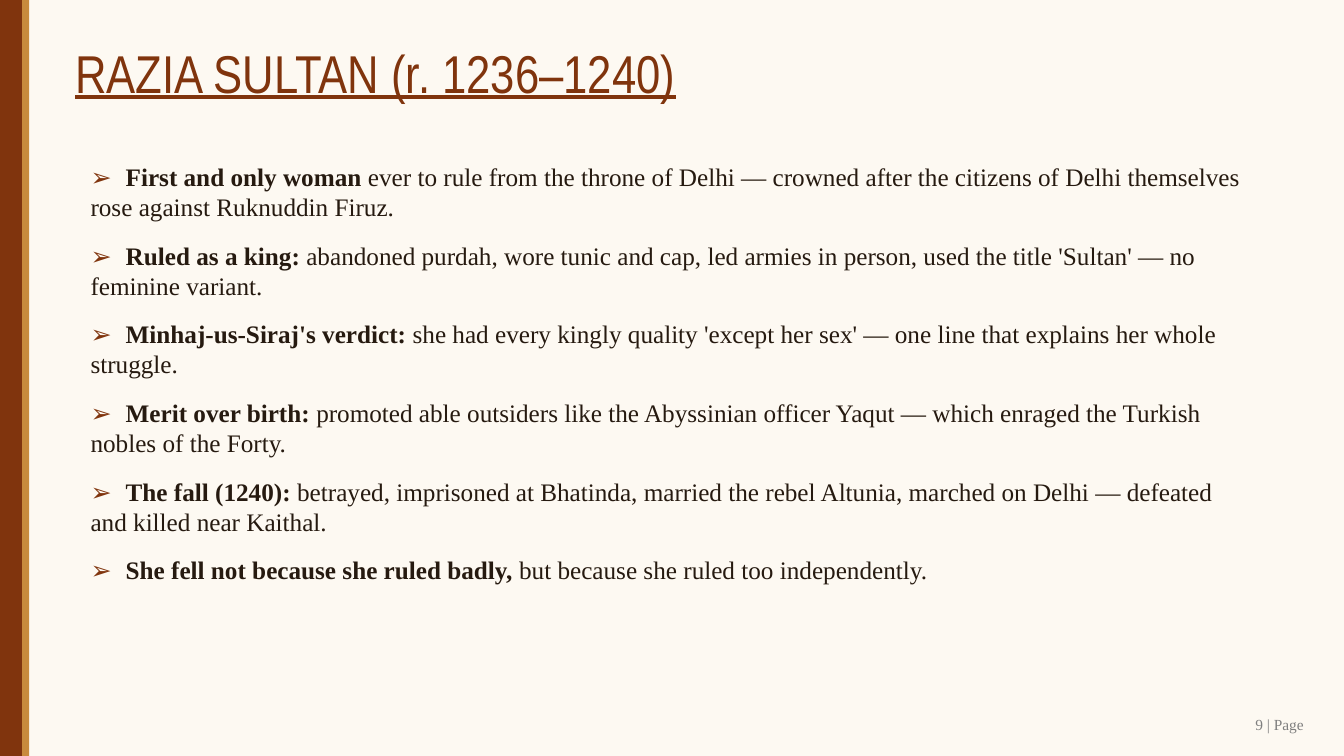
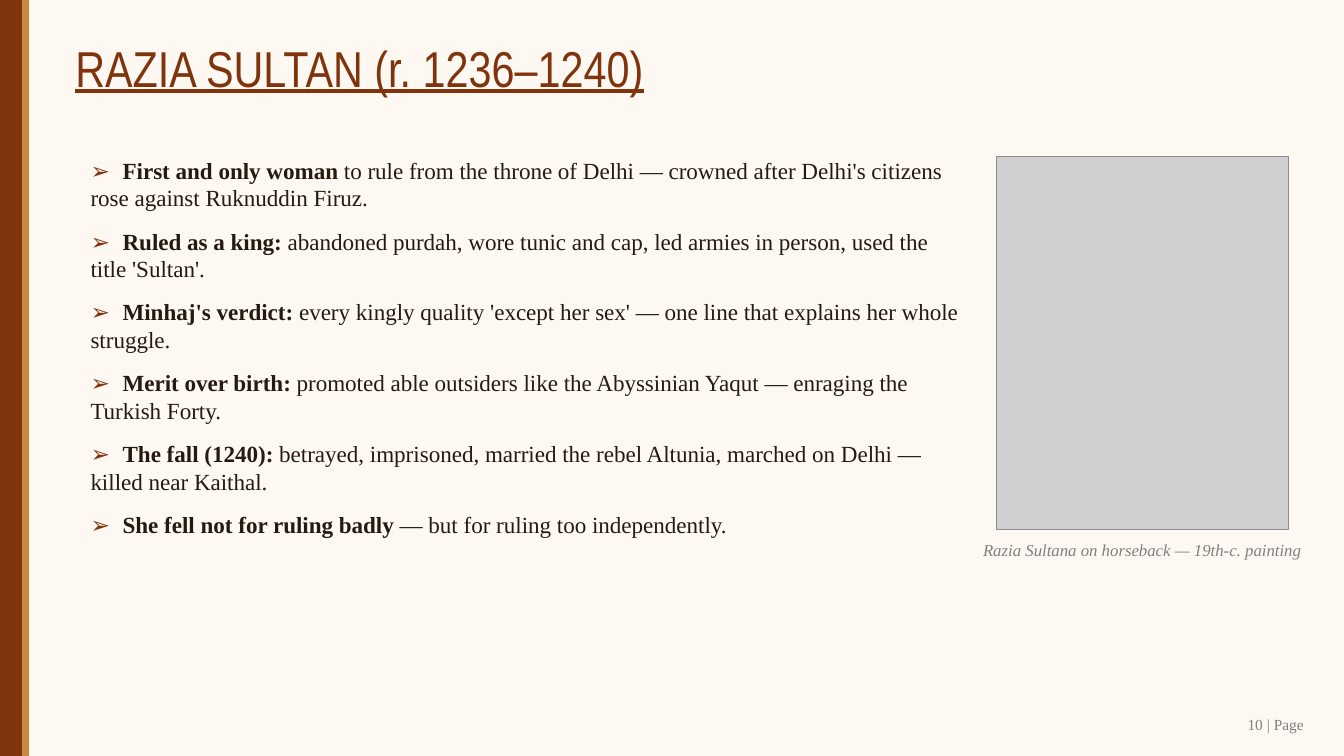
Before and after one commit to SangamSitapuri07/SIH, a slide deck: slide 10 of assignment/Slave_Dynasty_Mamluk_Presentation.pptx (slide 9 before the commit). Drawn at 1344x756 pixels with LibreOffice and Linux fonts; fonts in the diff are those of the drawing; grey boxes stand for pictures. Boxes give left, top, right and bottom in pixels: in the first picture for what was removed or moved away, otherwise in the second. Text is boxed around its words. In the diff, an @@ line names an element or a change of style, - is before the commit and + after.

```diff
--- a/assignment/Slave_Dynasty_Mamluk_Presentation.pptx
+++ b/assignment/Slave_Dynasty_Mamluk_Presentation.pptx
@@ text "RAZIA SULTAN (r. 1236–1240)" at <box>75,50,644,97</box>: size 38 to 36 pt @@
@@ text at <box>91,162,958,538</box>: text changed; size 18 to 16.5 pt @@
-➢ First and only woman ever to rule from the throne of Delhi — crowned after the citizens of Delhi themselves rose against Ruknuddin Firuz.
-➢ Ruled as a king: abandoned purdah, wore tunic and cap, led armies in person, used the title 'Sultan' — no feminine variant.
-➢ Minhaj-us-Siraj's verdict: she had every kingly quality 'except her sex' — one line that explains her whole struggle.
-➢ Merit over birth: promoted able outsiders like the Abyssinian officer Yaqut — which enraged the Turkish nobles of the Forty.
-➢ The fall (1240): betrayed, imprisoned at Bhatinda, married the rebel Altunia, marched on Delhi — defeated and killed near Kaithal.
-➢ She fell not because she ruled badly, but because she ruled too independently.
+➢ First and only woman to rule from the throne of Delhi — crowned after Delhi's citizens rose against Ruknuddin Firuz.
+➢ Ruled as a king: abandoned purdah, wore tunic and cap, led armies in person, used the title 'Sultan'.
+➢ Minhaj's verdict: every kingly quality 'except her sex' — one line that explains her whole struggle.
+➢ Merit over birth: promoted able outsiders like the Abyssinian Yaqut — enraging the Turkish Forty.
+➢ The fall (1240): betrayed, imprisoned, married the rebel Altunia, marched on Delhi — killed near Kaithal.
+➢ She fell not for ruling badly — but for ruling too independently.
@@ picture added at <box>996,156,1289,529</box> @@
@@ text added at <box>983,544,1301,560</box>, 12 pt, text #7F7F7F, italic @@
+Razia Sultana on horseback — 19th-c. painting
@@ text at <box>1248,720,1304,733</box>: text changed @@
-9 | Page
+10 | Page
```
Also in this commit, not shown: 15 other slides changed, 1 slide added, 8 other files.
